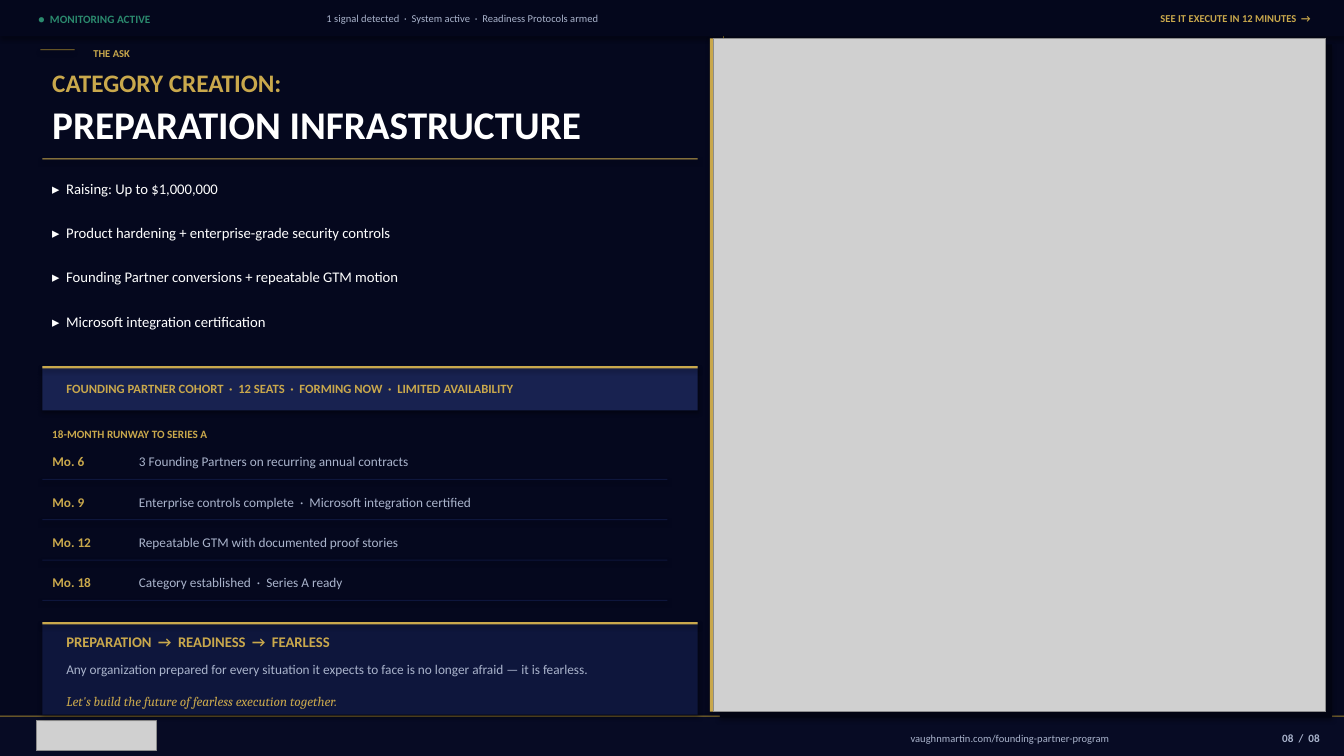
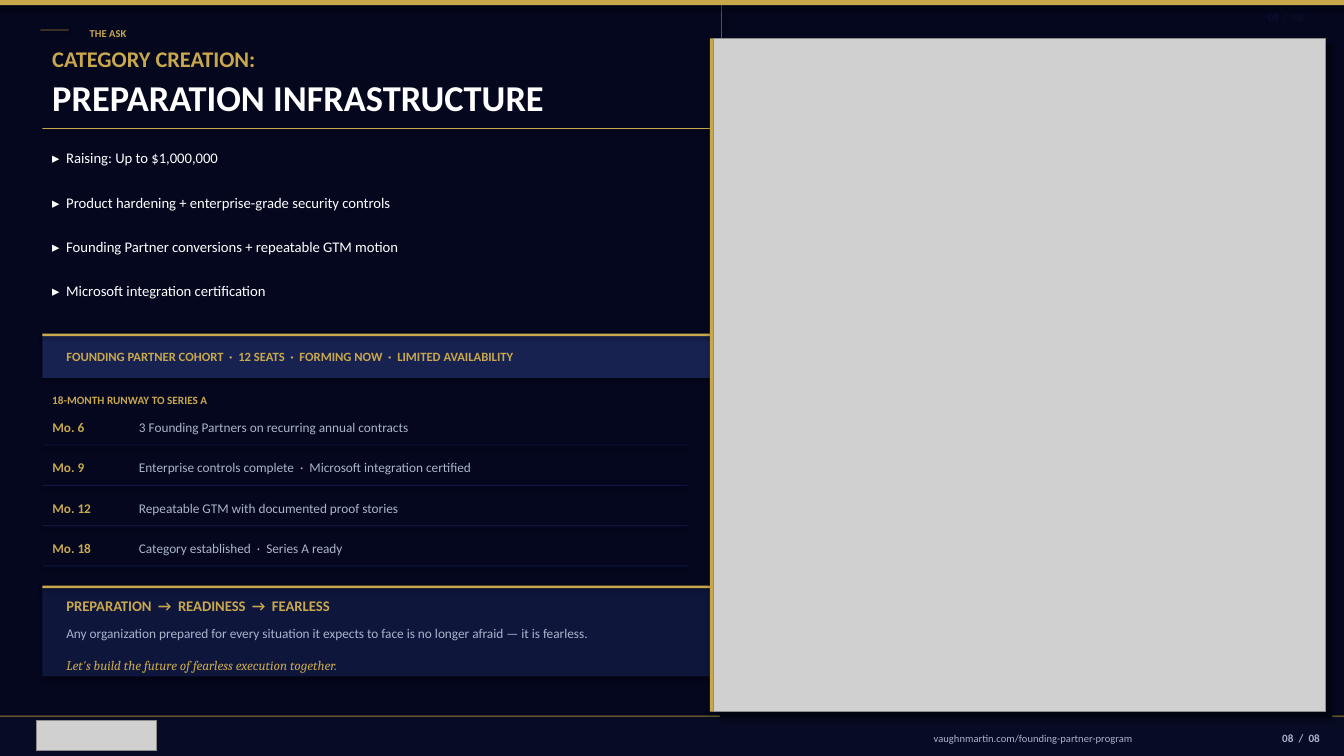
Before and after one commit to mbrunke18/CodePlatform1, a slide deck: slide 9 of attached_assets/VaughnMartin-Investor-Deck-v13-final.pptx. Drawn at 1344x756 pixels with LibreOffice and Linux fonts; fonts in the diff are those of the drawing; grey boxes stand for pictures; background and template pictures are left out. Boxes give left, top, right and bottom in pixels: in the first picture for what was removed or moved away, otherwise in the second. Text is boxed around its words. In the diff, an @@ line names an element or a change of style, - is before the commit and + after.

```diff
--- a/attached_assets/VaughnMartin-Investor-Deck-v13-final.pptx
+++ b/attached_assets/VaughnMartin-Investor-Deck-v13-final.pptx
@@ rectangle at [0, 0, 722, 756]: fill #05081E to #04071E @@
@@ rectangle: place and size @@
-rectangle at [0, 0, 1344, 36]
+rectangle at [0, 0, 1344, 5]
@@ rectangle at [0, 0, 1344, 5]: fill #04071C to #C9A84C @@
@@ text added at [0, 6, 1314, 24], 7.5 pt, text #0A0F2E, bold @@
+08 / 08
@@ rectangle: place and size @@
-rectangle at [40, 49, 75, 50]
+rectangle at [40, 29, 69, 30]
@@ text removed at [50, 15, 150, 23] @@
-● MONITORING ACTIVE
@@ text "THE ASK": place and size @@
-text "THE ASK" at [93, 50, 130, 57]
+text "THE ASK" at [90, 30, 126, 37]
@@ text removed at [326, 14, 598, 24] @@
-1 signal detected · System active · Readiness Protocols armed
@@ text removed at [1160, 15, 1296, 22] @@
-SEE IT EXECUTE IN 12 MINUTES →
@@ text "CATEGORY CREATION:": place and size @@
-text "CATEGORY CREATION:" at [52, 75, 282, 92]
+text "CATEGORY CREATION:" at [52, 52, 256, 67]
@@ text "CATEGORY CREATION:" at [52, 52, 256, 67]: size 18 to 16 pt @@
@@ text "PREPARATION INFRASTRUCTURE": place and size @@
-text "PREPARATION INFRASTRUCTURE" at [52, 113, 581, 140]
+text "PREPARATION INFRASTRUCTURE" at [52, 87, 544, 112]
@@ text "PREPARATION INFRASTRUCTURE" at [52, 87, 544, 112]: size 28 to 26 pt @@
@@ rectangle: place and size @@
-rectangle at [42, 158, 698, 159]
+rectangle at [42, 128, 718, 129]
@@ 4 texts: place and size @@
-4 texts at [66, 184, 398, 330]
+4 texts at [66, 153, 398, 299]
@@ rectangle: place and size @@
-rectangle at [42, 366, 698, 410]
+rectangle at [42, 334, 718, 378]
@@ rectangle: place and size @@
-rectangle at [42, 366, 698, 368]
+rectangle at [42, 334, 718, 336]
@@ text "FOUNDING PARTNER COHORT · 12 ...": place and size @@
-text "FOUNDING PARTNER COHORT · 12 ..." at [66, 384, 514, 393]
+text "FOUNDING PARTNER COHORT · 12 ..." at [66, 352, 514, 361]
@@ text "3 Founding Partners on recurring ...": place and size @@
-text "3 Founding Partners on recurring ..." at [139, 457, 408, 469]
+text "3 Founding Partners on recurring ..." at [139, 423, 408, 435]
@@ rectangle: place and size @@
-rectangle at [42, 600, 667, 601]
+rectangle at [42, 445, 688, 446]
@@ text "Enterprise controls complete · Microsoft ...": place and size @@
-text "Enterprise controls complete · Microsoft ..." at [139, 498, 471, 510]
+text "Enterprise controls complete · Microsoft ..." at [139, 463, 471, 475]
@@ rectangle: place and size @@
-rectangle at [42, 479, 667, 480]
+rectangle at [42, 485, 688, 486]
@@ text "Repeatable GTM with documented proof ...": place and size @@
-text "Repeatable GTM with documented proof ..." at [139, 538, 398, 549]
+text "Repeatable GTM with documented proof ..." at [139, 504, 398, 515]
@@ 5 texts: place and size @@
-5 texts at [52, 430, 207, 587]
+5 texts at [52, 396, 207, 553]
@@ rectangle: place and size @@
-rectangle at [42, 519, 667, 520]
+rectangle at [42, 525, 688, 526]
@@ text "Category established · Series A ...": place and size @@
-text "Category established · Series A ..." at [139, 578, 342, 589]
+text "Category established · Series A ..." at [139, 544, 342, 555]
@@ rectangle: place and size @@
-rectangle at [42, 560, 667, 561]
+rectangle at [42, 566, 688, 567]
@@ rectangle: place and size @@
-rectangle at [42, 622, 698, 624]
+rectangle at [42, 586, 718, 588]
@@ rectangle: place and size @@
-rectangle at [42, 622, 698, 715]
+rectangle at [42, 586, 718, 677]
@@ text "PREPARATION → READINESS → FEARLESS": place and size @@
-text "PREPARATION → READINESS → FEARLESS" at [66, 637, 330, 647]
+text "PREPARATION → READINESS → FEARLESS" at [66, 601, 330, 611]
@@ text "Any organization prepared for every ...": place and size @@
-text "Any organization prepared for every ..." at [66, 665, 588, 676]
+text "Any organization prepared for every ..." at [66, 629, 588, 640]
@@ text "Let's build the future of ...": place and size @@
-text "Let's build the future of ..." at [66, 696, 337, 709]
+text "Let's build the future of ..." at [66, 660, 337, 673]
@@ text "vaughnmartin.com/founding-partner-program": place and size @@
-text "vaughnmartin.com/founding-partner-program" at [911, 734, 1110, 744]
+text "vaughnmartin.com/founding-partner-program" at [934, 735, 1133, 744]
```
Also in this commit, not shown: 9 other slides changed, 5 other files.
